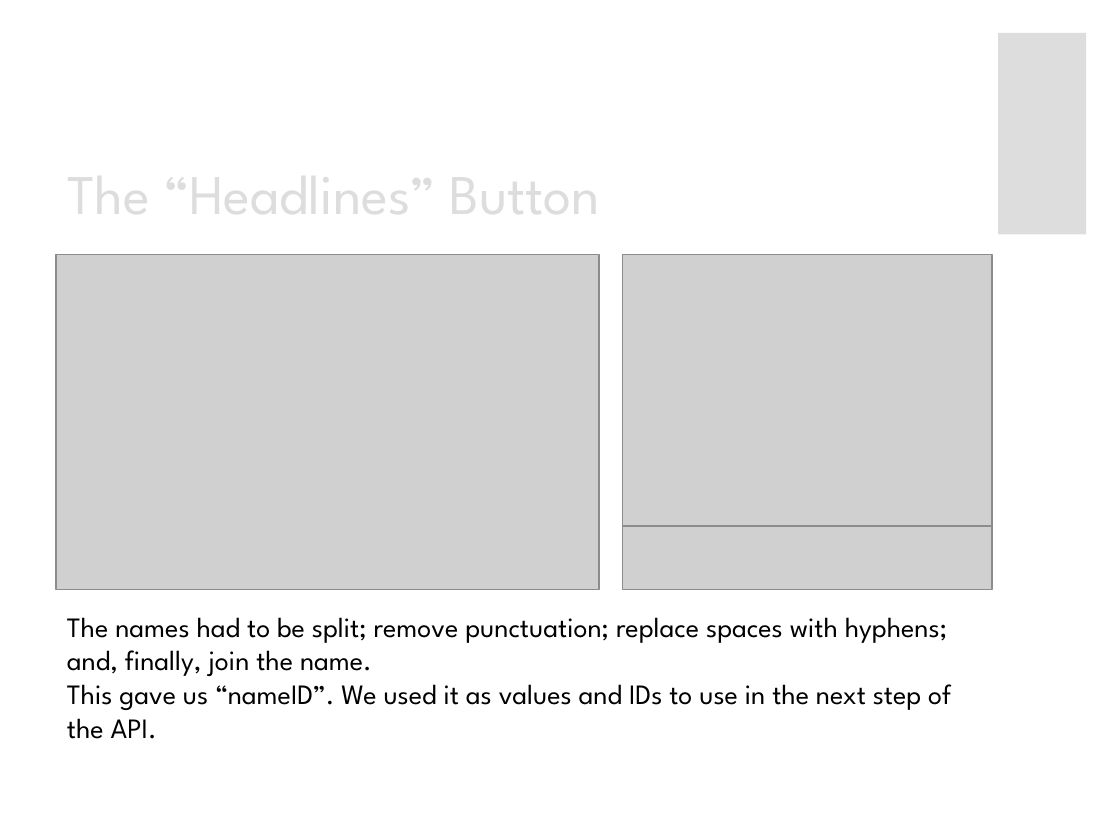
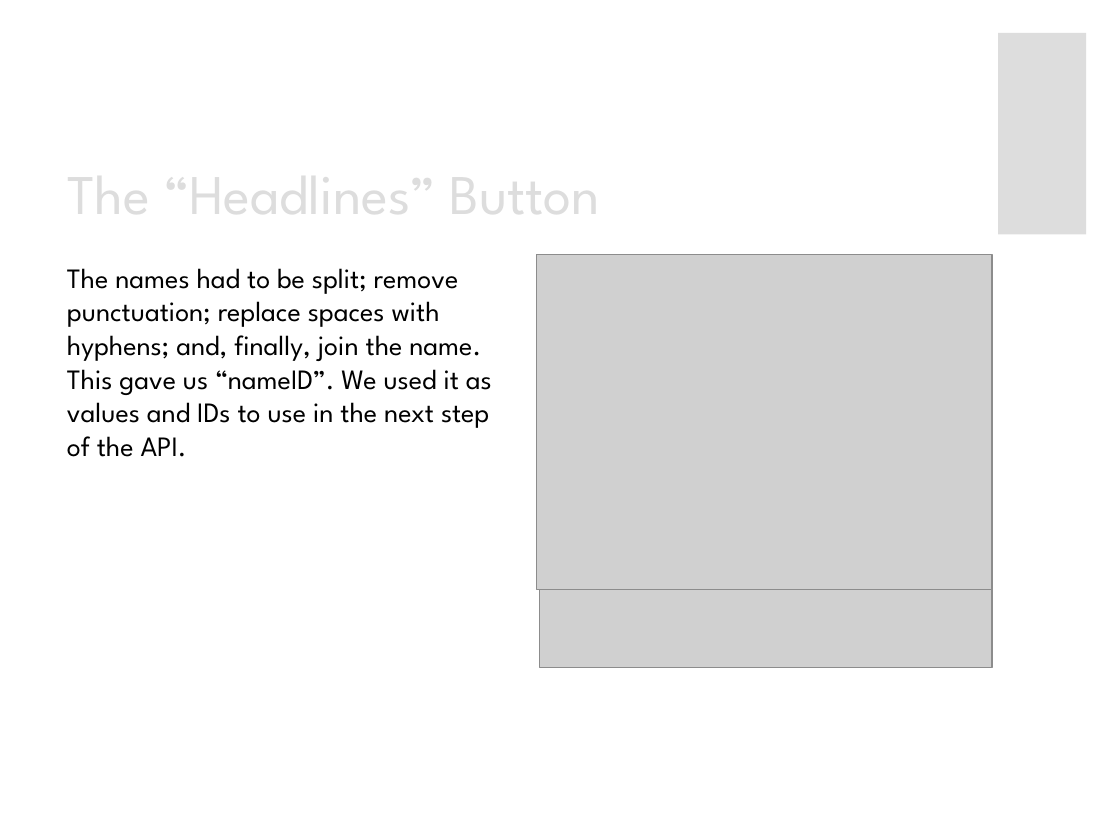
Before and after one commit to justbbarnett/politiscape, a slide deck: slide 15 of assets/presentation/politiscape.pptx (slide 16 before the commit). Drawn at 1120x840 pixels with LibreOffice and Linux fonts; fonts in the diff are those of the drawing; grey boxes stand for pictures. Boxes give left, top, right and bottom in pixels: in the first picture for what was removed or moved away, otherwise in the second. Text is boxed around its words. In the diff, an @@ line names an element or a change of style, - is before the commit and + after.

```diff
--- a/assets/presentation/politiscape.pptx
+++ b/assets/presentation/politiscape.pptx
@@ text "The names had to be ..." rewrapped from (67,617,951,739) to (67,268,492,457) @@
@@ picture removed at (56,255,599,590) @@
@@ picture: place and size @@
-picture at (623,255,992,526)
+picture at (536,255,992,590)
@@ picture: place and size @@
-picture at (623,526,992,590)
+picture at (540,589,992,666)
```
Also in this commit, not shown: 2 other slides changed, 1 slide removed, 1 other file.
